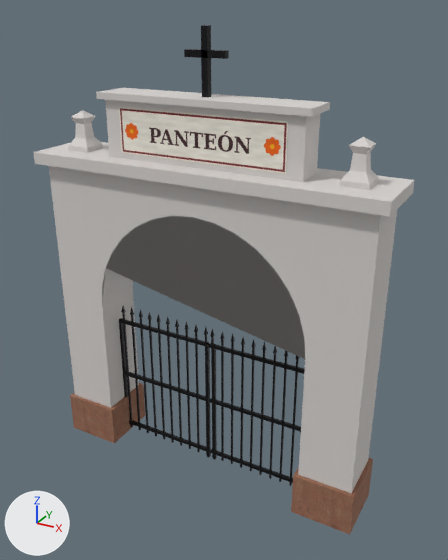
Renders of the glTF model assets/models/propios/entrada_panteon.gltf from each side of a commit.
Rendered twice from a camera (50 mm lens) standing at (3.69, -6.31, 6.06) and looking at (0.19, 0.07, 2.87). Arrows for +X, +Y and +Z are at lower left; the lights stay in place. The first picture is the older version. Where no turn or scale is listed for an object, it has been applied to the vertices.

Objects in the first picture: 'entrada_panteon', 'reja_derecha', 'reja_izquierda'.
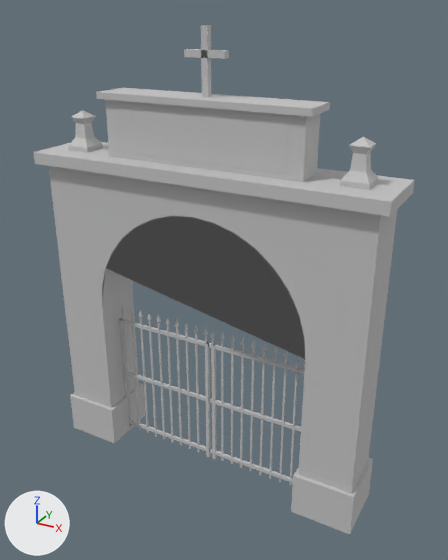
Diff of the bpy script that builds the scene:
```diff
--- a/assets/models/propios/entrada_panteon.gltf.py
+++ b/assets/models/propios/entrada_panteon.gltf.py
@@ mat_cal @@
 mat_cal = principled_material('cal')
-mat_cal.texture = img_cal_jpg
-mat_cal.roughness = 0.95
+mat_cal.base_color = (0.55, 0.55, 0.55)  # light grey #c4c4c4
+mat_cal.roughness = 0.8
@@ mat_aplanado_rojo @@
 mat_aplanado_rojo = principled_material('aplanado_rojo')
-mat_aplanado_rojo.texture = img_aplanado_rojo_jpg
-mat_aplanado_rojo.roughness = 0.9
+mat_aplanado_rojo.base_color = (0.55, 0.55, 0.55)  # light grey #c4c4c4
+mat_aplanado_rojo.roughness = 0.8
@@ mat_letrero_panteon @@
 mat_letrero_panteon = principled_material('letrero_panteon')
-mat_letrero_panteon.texture = img_letrero_panteon_png
+mat_letrero_panteon.base_color = (0.55, 0.55, 0.55)  # light grey #c4c4c4
 mat_letrero_panteon.roughness = 0.8
@@ mat_hierro @@
 mat_hierro = principled_material('hierro')
-mat_hierro.base_color = (0.0168, 0.0168, 0.0194)  # black #232326
-mat_hierro.metallic = 0.75
+mat_hierro.base_color = (0.55, 0.55, 0.55)  # light grey #c4c4c4
 mat_hierro.roughness = 0.45
```

Location of each change, [x1, y1, x2, y2] in pixels of the pictures (448 x 560 px):
'entrada_panteon', surface changed, recoloured
    both: [34, 25, 415, 534]
'reja_izquierda', recoloured, surface changed (black to light grey)
    both: [119, 306, 211, 457]
'reja_derecha', recoloured, surface changed (black to light grey)
    both: [209, 328, 305, 486]
